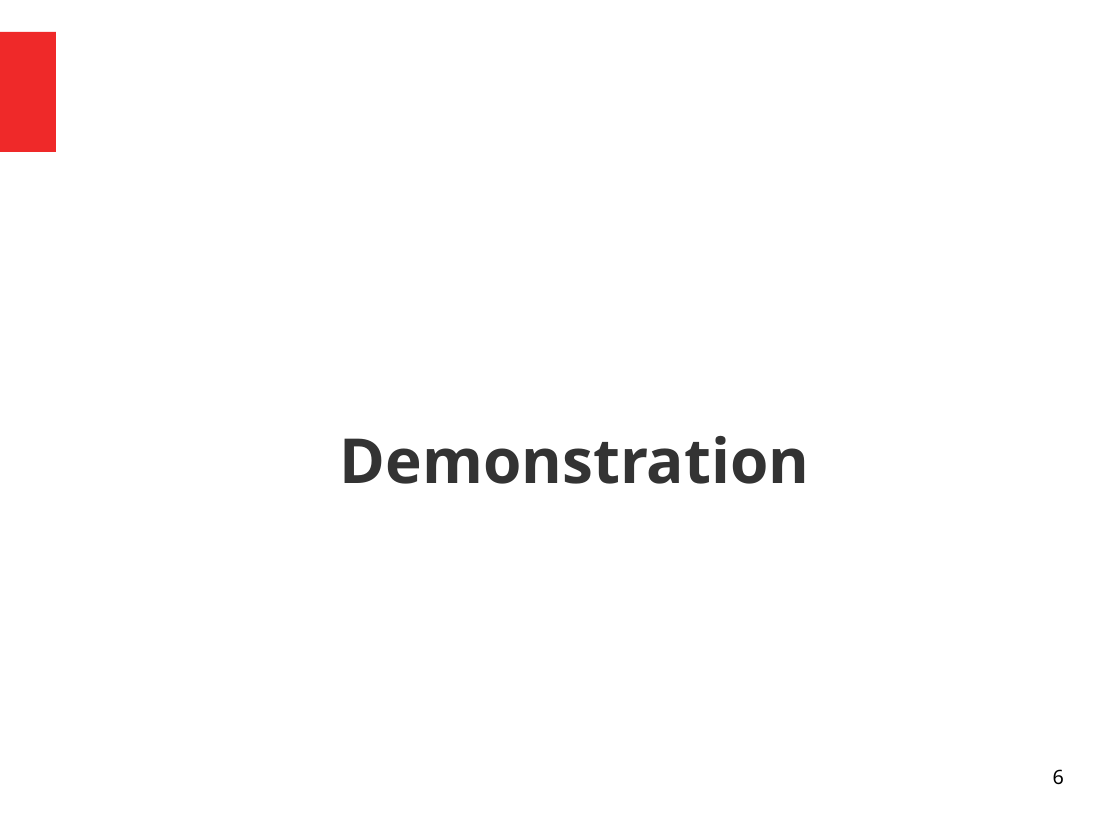
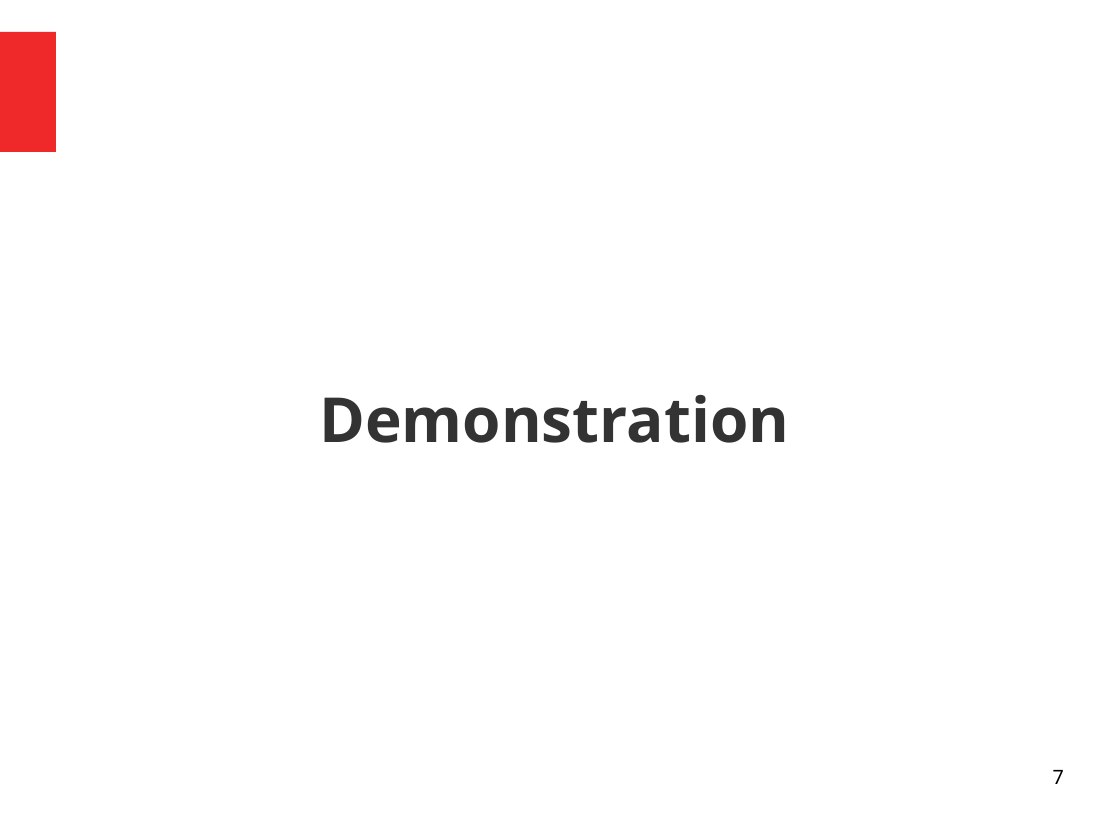
Before and after one commit to Malenczuk/AGH-ErlangWX, a slide deck: slide 7 of WxPresentation.odp (slide 6 before the commit). Drawn at 1120x840 pixels with LibreOffice and Linux fonts; fonts in the diff are those of the drawing. Boxes give left, top, right and bottom in pixels: in the first picture for what was removed or moved away, otherwise in the second. Text is boxed around its words. In the diff, an @@ line names an element or a change of style, - is before the commit and + after.

```diff
--- a/WxPresentation.odp
+++ b/WxPresentation.odp
@@ title "Demonstration": place and size @@
-title "Demonstration" at [339, 436, 809, 484]
+title "Demonstration" at [319, 395, 789, 443]
@@ page number at [1053, 770, 1064, 784]: text changed @@
-6
+7
```
Also in this commit, not shown: 1 slide added.
